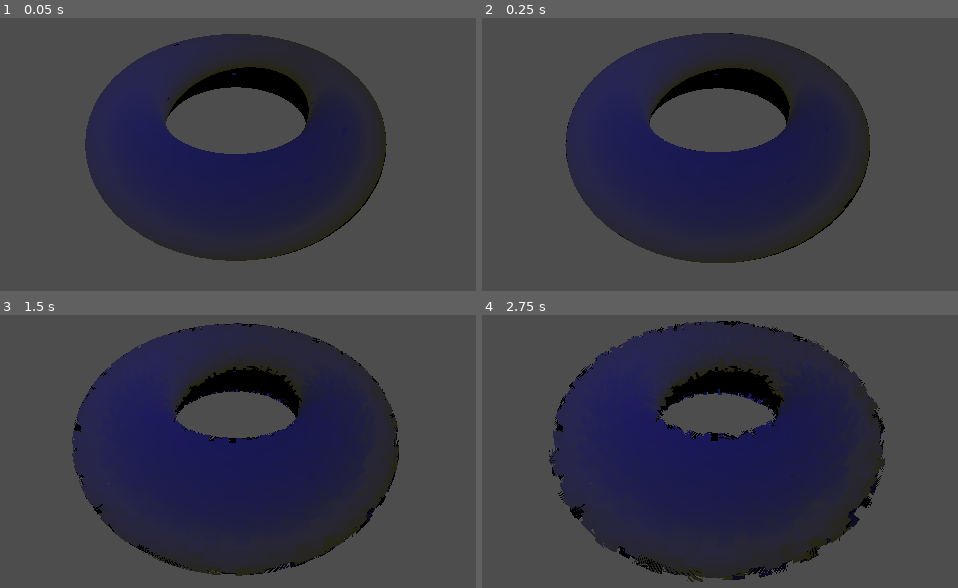
Above: before the commit, frames 1-4 (two rows, left to right).
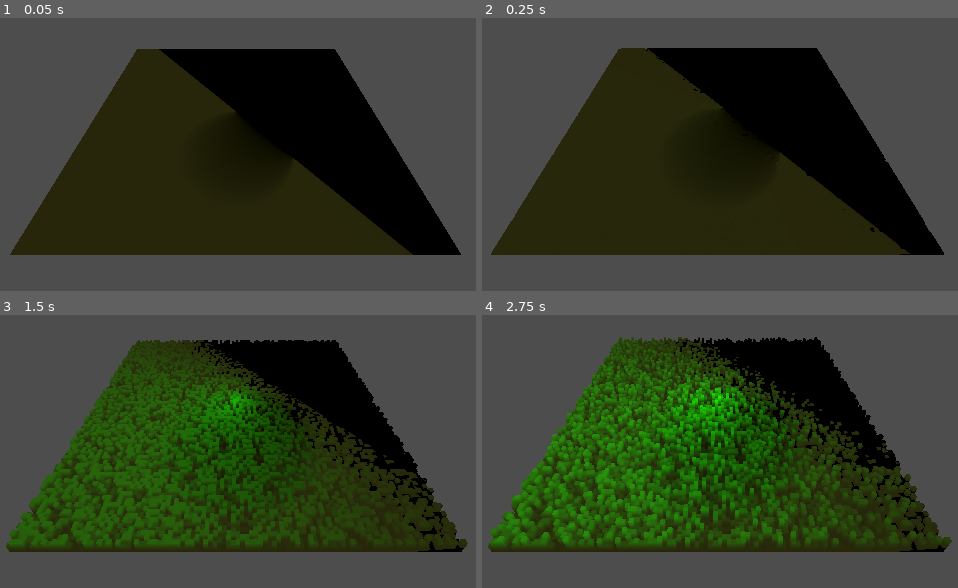
Above: after the commit, the same moments.

Repository: Neokoldstudio/shell-texturing
Game: Godot game, scene res://testScene.tscn
The game is run twice, just before and just after one commit, with the same random seed, the same clock (stepped at 60 frames per second) and the same inputs.
Inputs:
- Up to frame 1 (0.05 s): no input
- Up to frame 2 (0.25 s): no input
- Up to frame 3 (1.5 s): no input
- Up to frame 4 (2.75 s): no input

The runs differ from the first frame. In frame 1, 51% of the frame differs, in the area x 2-97%, y 5-90%; in frame 2, 52%; in frame 3, 58%; in frame 4, 60%, in the area x 1-99%, y 2-98%.

Commit message:
improved grass blending with ground

Diff:
--- a/Shell.gdshader
+++ b/Shell.gdshader
@@ -14,7 +14,6 @@
 void vertex(){
 	float shellHeight = _ShellIndex / _ShellCount;
 	// Place vertex code here.
-	//shellHeight = pow(_ShellDistanceAttenuation, shellHeight);
 	VERTEX.xyz += NORMAL.xyz * shellHeight * _ShellLength;
 	NORMAL = normalize((VIEW_MATRIX * vec4(VERTEX,0.0)).xyz);
 }
@@ -22,16 +21,12 @@
 void fragment() {
 
 	vec2 new_UV = floor(UV*_Dentsity);
-
+	vec2 DistFromCenter = 2.0*new_UV-1.0;
 	float rng = rand(new_UV);
 	float h = _ShellIndex / _ShellCount;
 
-	if(rng>h){
-		ALBEDO = vec3(0.0,0.0,1.0);
+	if(rng>h || h == 0.0){
+		ALBEDO = vec3(0.0,1.0,0.0)*h;
 	}
-	else{
-		discard;
-		//ALBEDO = vec3(0.0,0.0,0.0);
-	}
-
+	else {discard;}
 }
--- a/shells.tscn
+++ b/shells.tscn
@@ -2,17 +2,17 @@
 
 [ext_resource type="Shader" path="res://Shell.gdshader" id="1_uiu8l"]
 
-[sub_resource type="TorusMesh" id="TorusMesh_m85dr"]
+[sub_resource type="PlaneMesh" id="PlaneMesh_inwyc"]
 
 [sub_resource type="ShaderMaterial" id="ShaderMaterial_xtcc6"]
 render_priority = 0
 shader = ExtResource("1_uiu8l")
 shader_parameter/_Dentsity = 100.0
-shader_parameter/_ShellIndex = 15.0
+shader_parameter/_ShellIndex = 0.0
 shader_parameter/_ShellCount = 16.0
 shader_parameter/_ShellLength = 0.1
 shader_parameter/_ShellDistanceAttenuation = 2.0
 
 [node name="Shells" type="MeshInstance3D"]
-mesh = SubResource("TorusMesh_m85dr")
+mesh = SubResource("PlaneMesh_inwyc")
 surface_material_override/0 = SubResource("ShaderMaterial_xtcc6")
